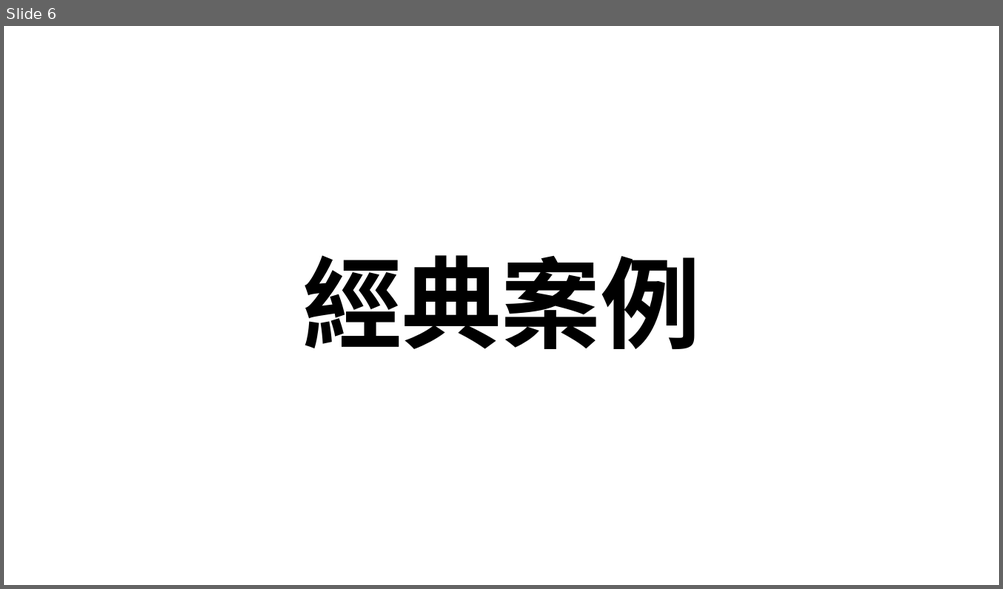
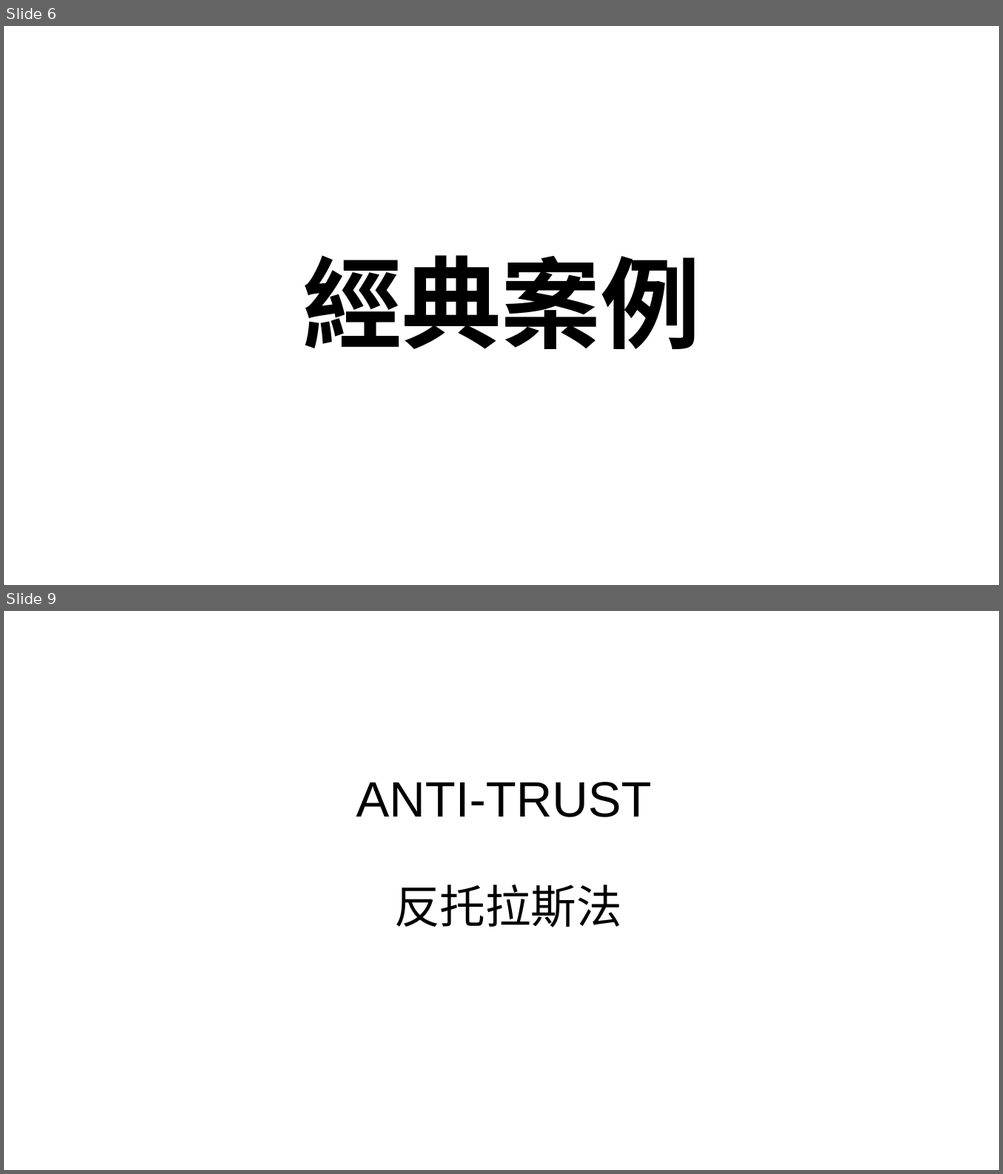
Before and after one commit to Jameswilson7788/school, a slide deck: 政府產業政策簡報.pptx. Shown one above the other, each under a label of ours: slide 6 before the commit, slides 6 and 9 after it; the slides between them are not shown. The pictures are 1003x589 and 1003x1174 pixels, drawn with LibreOffice and Linux fonts; fonts in the diff are those of the drawing. Boxes give left, top, right and bottom in pixels: in the first picture for what was removed or moved away, otherwise in the second. Text is boxed around its words. In the diff, an @@ line names an element or a change of style, - is before the commit and + after.

```diff
--- a/政府產業政策簡報.pptx
+++ b/政府產業政策簡報.pptx
@@ slide 9 added at (x1=4, y1=611, x2=999, y2=1170), background #FFFFFF @@
@@ title added at (x1=356, y1=782, x2=652, y2=817), 48 pt, text #000000 @@
+ANTI-TRUST
@@ text added at (x1=394, y1=885, x2=622, y2=928), 44 pt, text #000000 @@
+反托拉斯法
```
Also in this commit, not shown: 3 other slides added.
